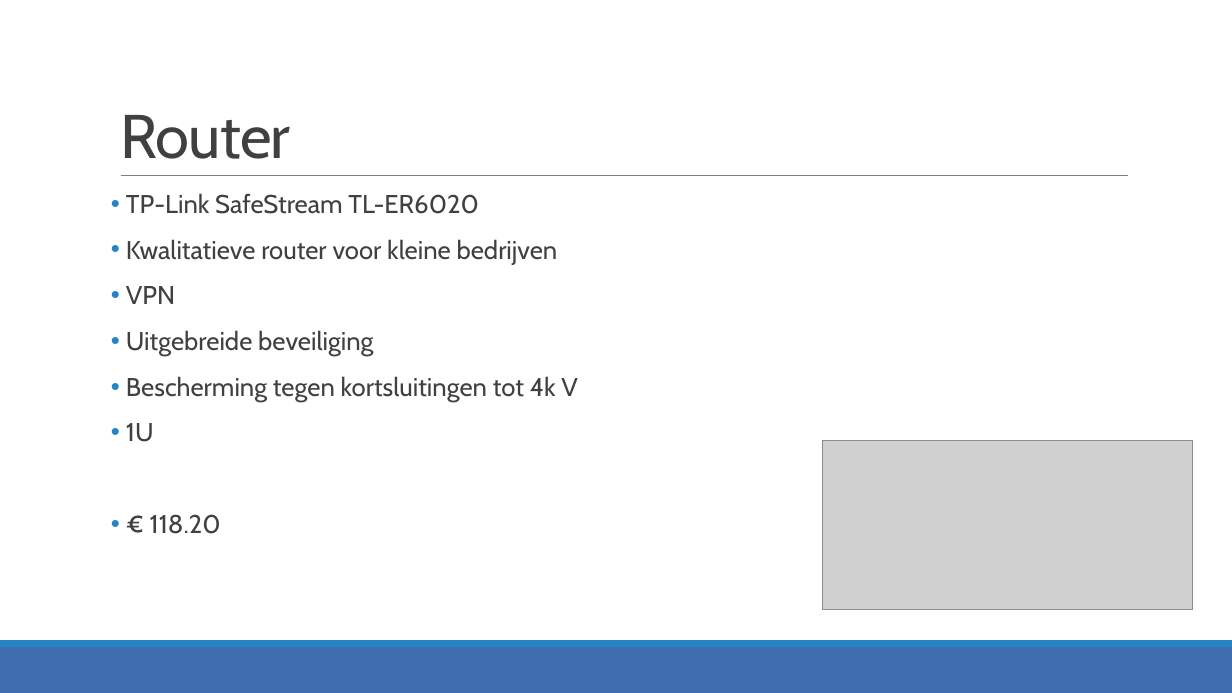
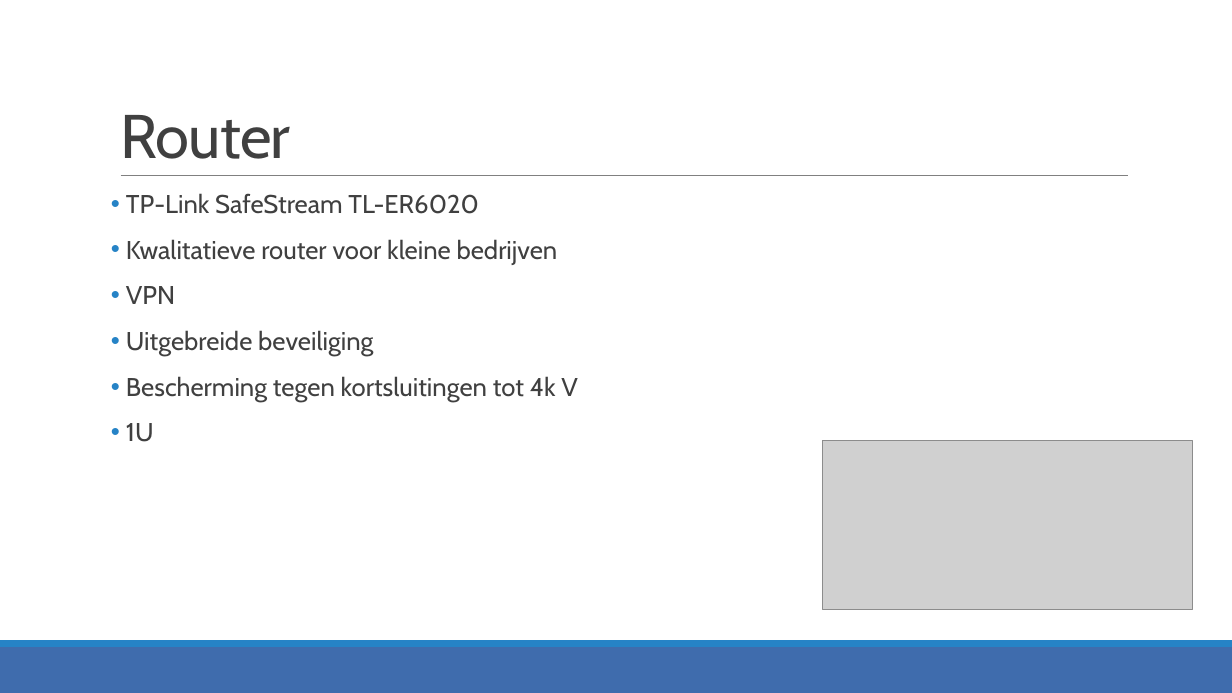
Before and after one commit to JensVL/projecten2, a slide deck: slide 7 of opdracht03/G40/Voorstelling G40.pptx. Drawn at 1232x693 pixels with LibreOffice and Linux fonts; fonts in the diff are those of the drawing; grey boxes stand for pictures. Boxes give left, top, right and bottom in pixels: in the first picture for what was removed or moved away, otherwise in the second. Text is boxed around its words. In the diff, an @@ line names an element or a change of style, - is before the commit and + after.

```diff
--- a/opdracht03/G40/Voorstelling G40.pptx
+++ b/opdracht03/G40/Voorstelling G40.pptx
@@ text at [150,514,221,534]: paragraph removed @@
-• € 118.20
```
Also in this commit, not shown: 5 other slides changed, 1 other file.
